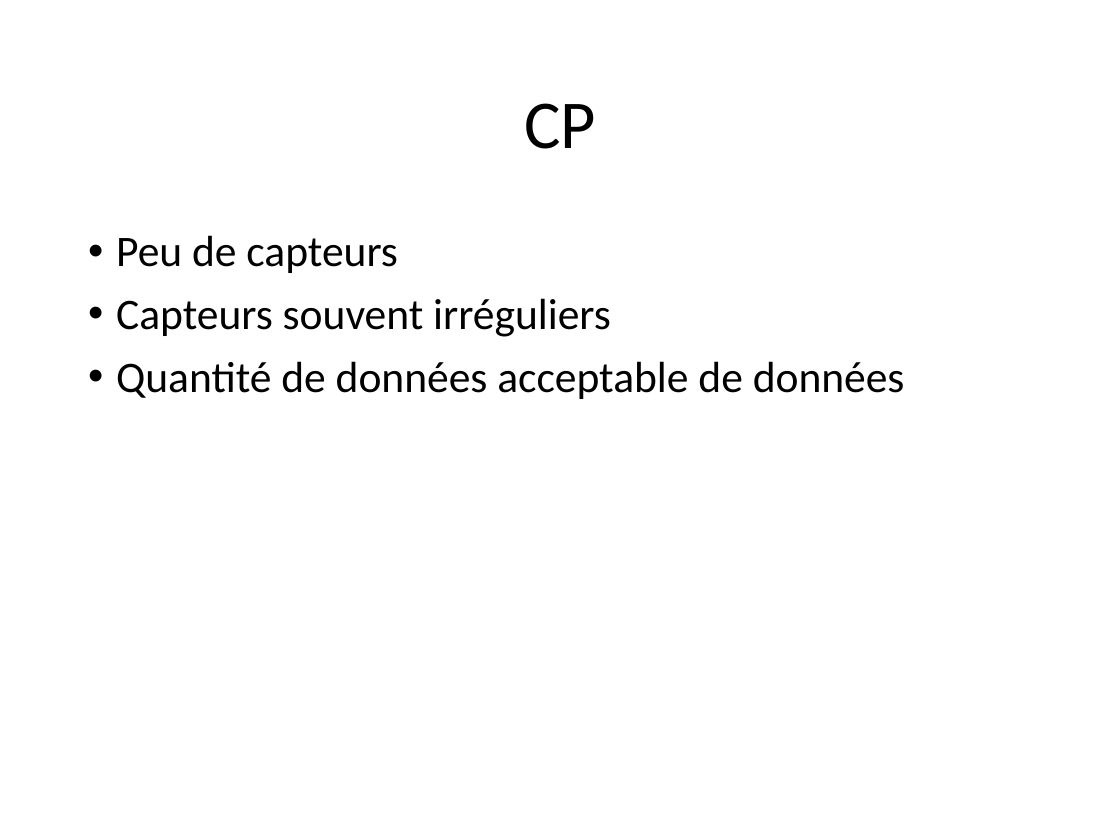
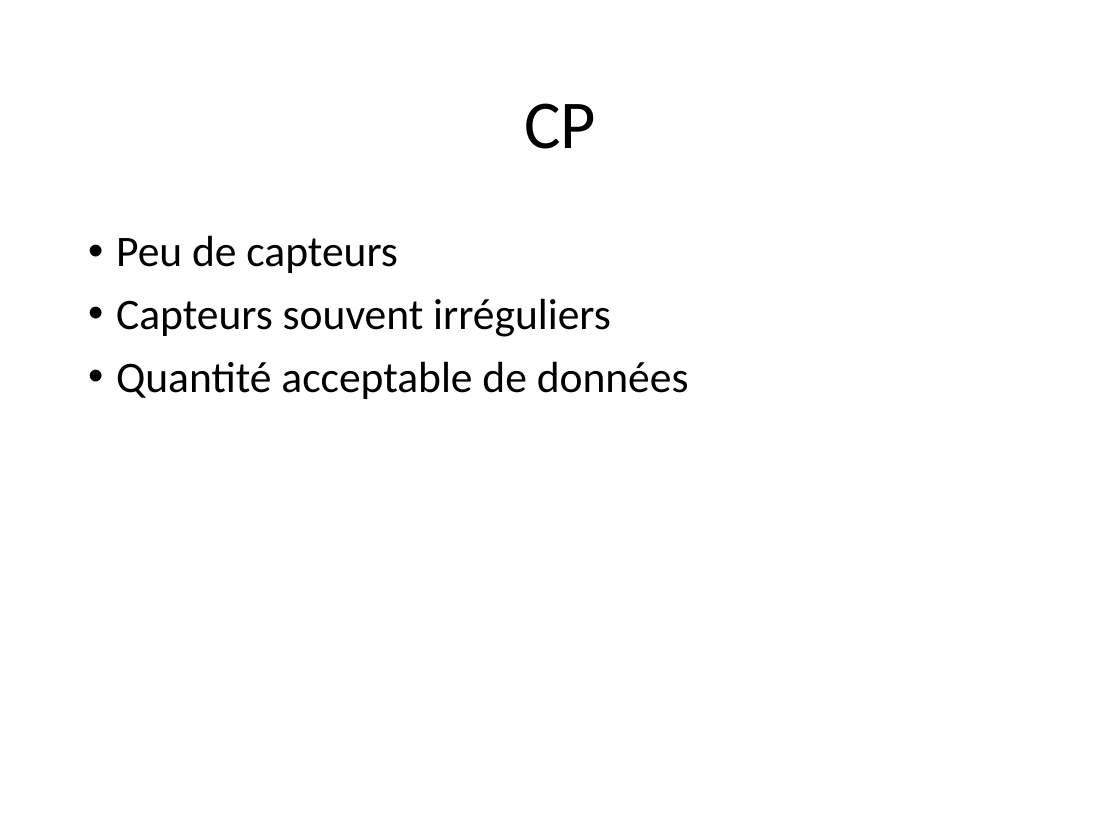
Before and after one commit to staufga0/DM_Project, a slide deck: slide 33 of Data Mining Presentation.pptm. Drawn at 1120x840 pixels with LibreOffice and Linux fonts; fonts in the diff are those of the drawing. Boxes give left, top, right and bottom in pixels: in the first picture for what was removed or moved away, otherwise in the second. Text is boxed around its words. In the diff, an @@ line names an element or a change of style, - is before the commit and + after.

Commit message:
correction d'une coquille dans la présentation

```diff
--- a/Data Mining Presentation.pptm
+++ b/Data Mining Presentation.pptm
@@ text at bbox=[116, 361, 689, 399]: text changed @@
-• Quantité de données acceptable de données
+• Quantité acceptable de données
```
Also in this commit, not shown: 1 other file.
